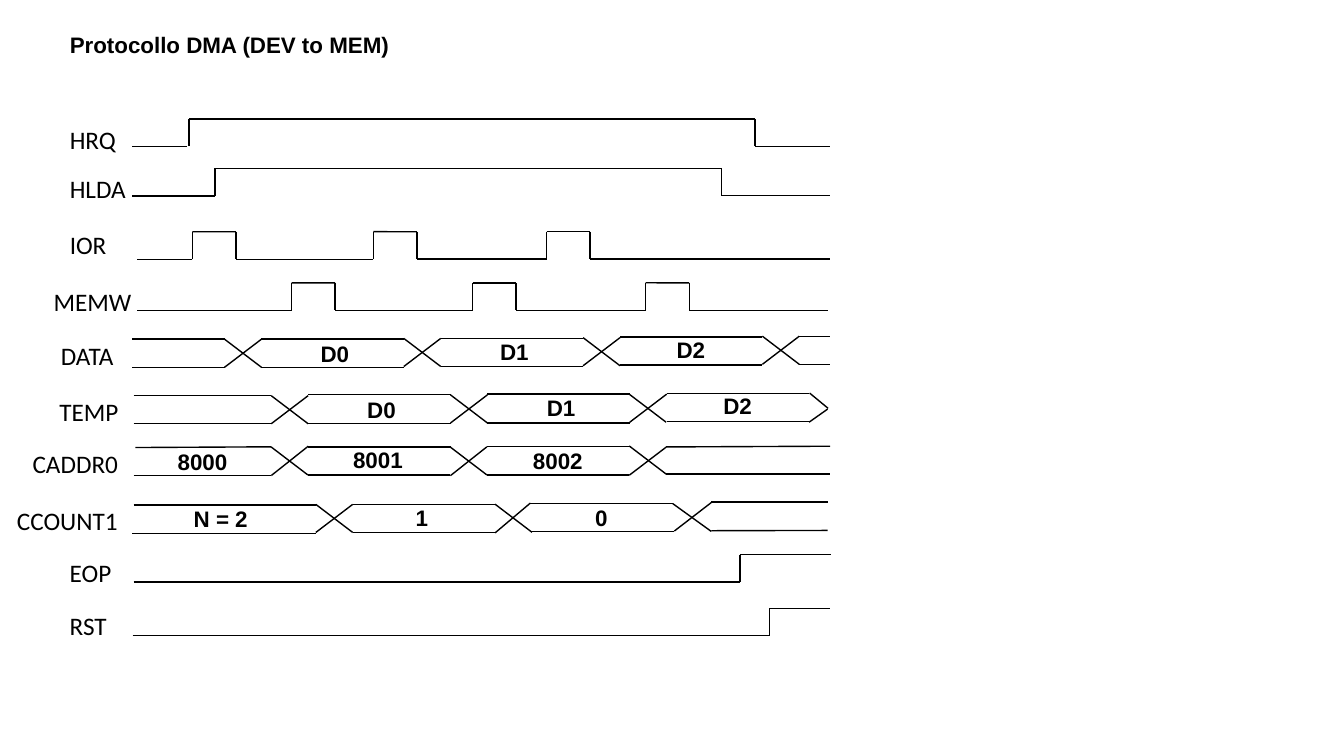
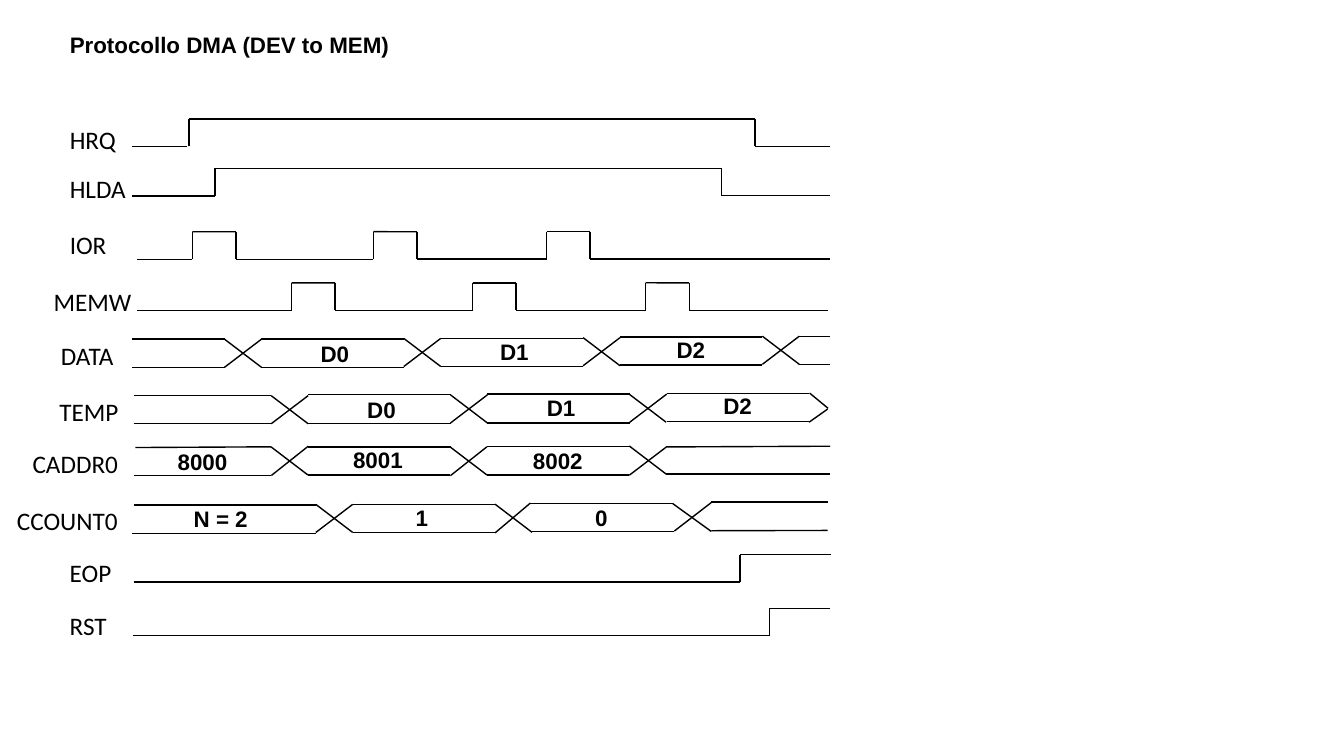
Before and after one commit to giuseppericcio/CSD-DriverASIM, a slide deck: slide 9 of Grafici/GRAFICI ASIM.pptx. Drawn at 1344x756 pixels with LibreOffice and Linux fonts; fonts in the diff are those of the drawing. Boxes give left, top, right and bottom in pixels: in the first picture for what was removed or moved away, otherwise in the second. Text is boxed around its words. In the diff, an @@ line names an element or a change of style, - is before the commit and + after.

```diff
--- a/Grafici/GRAFICI ASIM.pptx
+++ b/Grafici/GRAFICI ASIM.pptx
@@ text at [17, 513, 118, 530]: text changed @@
-CCOUNT1
+CCOUNT0
```
Also in this commit, not shown: 1 other file.
